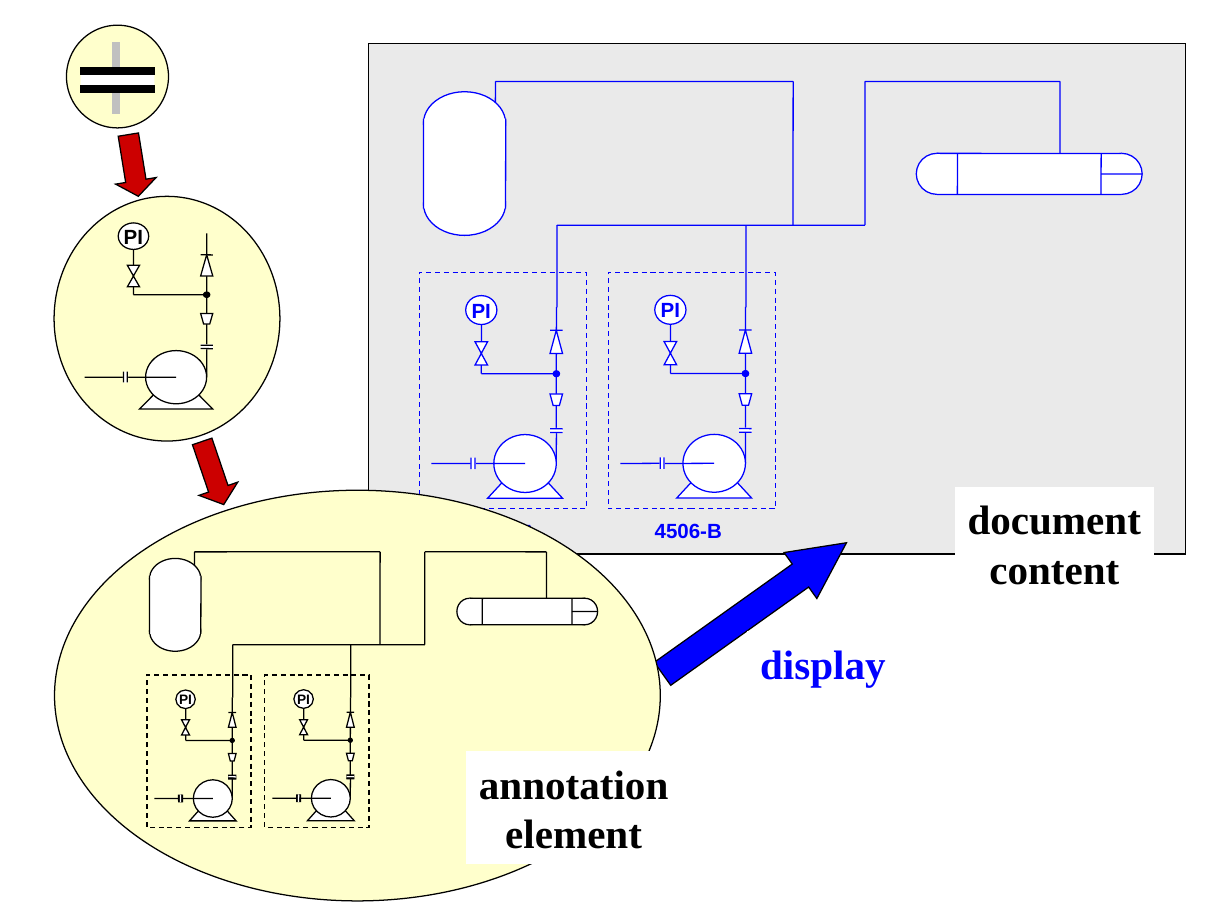
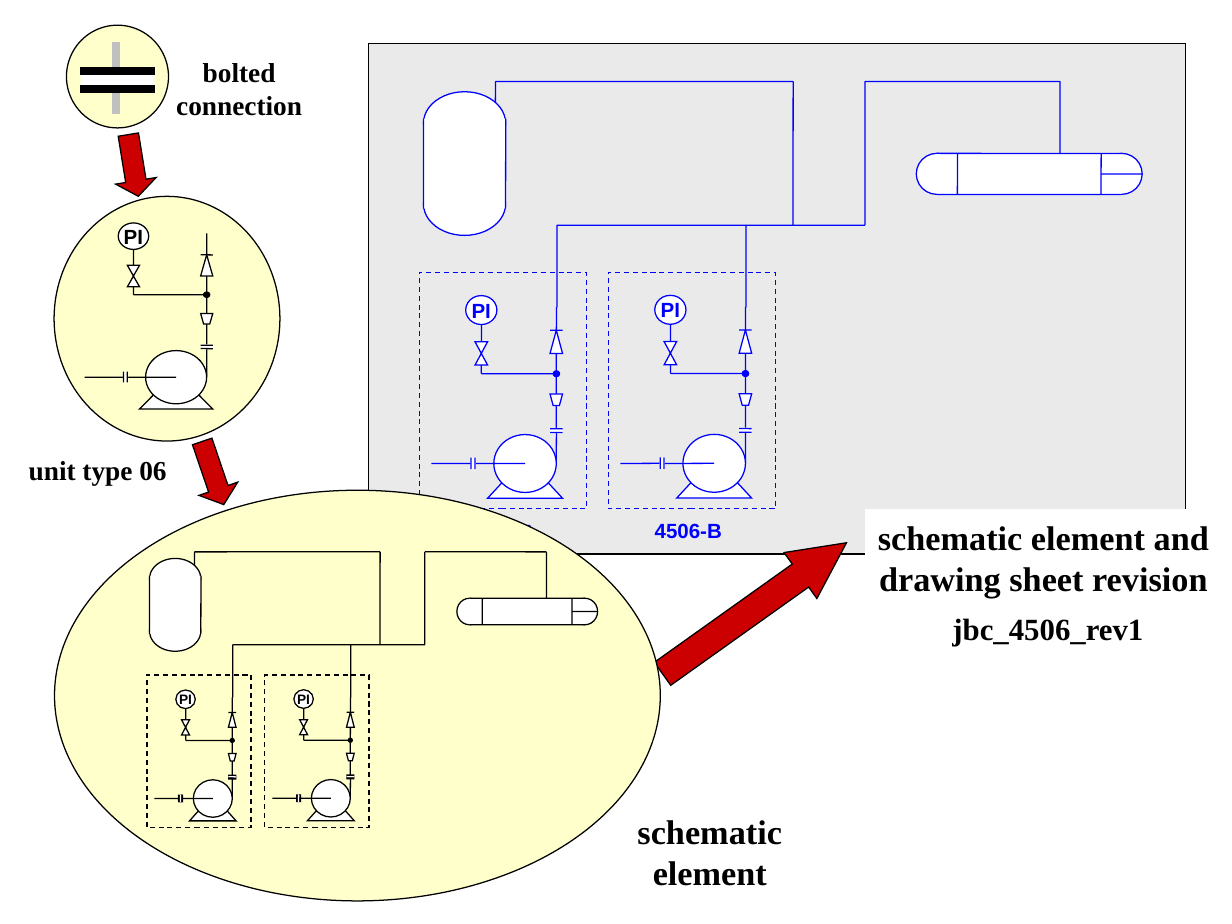
Before and after one commit to starseeker/stepmod_mirror, a slide deck: slide 5 of data/modules/schematic_element/schematic_element_structure_examples.ppt. Drawn at 1232x924 pixels with LibreOffice and Linux fonts; fonts in the diff are those of the drawing. Boxes give left, top, right and bottom in pixels: in the first picture for what was removed or moved away, otherwise in the second. Text is boxed around its words. In the diff, an @@ line names an element or a change of style, - is before the commit and + after.

Commit message:
adding document structure and classification

```diff
--- a/data/modules/schematic_element/schematic_element_structure_examples.ppt
+++ b/data/modules/schematic_element/schematic_element_structure_examples.ppt
@@ text added at (x1=176, y1=63, x2=302, y2=116), 16 pt, text #000000, bold @@
+bolted
+connection
@@ text added at (x1=29, y1=461, x2=166, y2=485), 16 pt, text #000000, bold @@
+unit type 06
@@ right arrow at (x1=646, y1=520, x2=863, y2=697): fill #0000FF to #CC0000 @@
@@ rectangle "schematic element and" resized from (x1=956, y1=488, x2=1154, y2=599) to (x1=866, y1=510, x2=1222, y2=605) @@
@@ text in rectangle at (x1=878, y1=526, x2=1209, y2=598): text changed; size 24 to 20 pt @@
-document
-content
+schematic element and
+drawing sheet revision
@@ text added at (x1=952, y1=618, x2=1143, y2=646), 18 pt, text #000000, bold @@
+jbc_4506_rev1
@@ rectangle removed at (x1=748, y1=632, x2=898, y2=694) @@
-display
@@ rectangle "schematic" resized from (x1=467, y1=752, x2=681, y2=862) to (x1=626, y1=804, x2=795, y2=899) @@
@@ text in rectangle at (x1=637, y1=820, x2=782, y2=845): text changed; size 24 to 20 pt @@
-annotation
+schematic
@@ text in rectangle at (x1=653, y1=861, x2=767, y2=886): size 24 to 20 pt in "element" @@
```
Also in this commit, not shown: 2 other slides changed, 3 other files.
